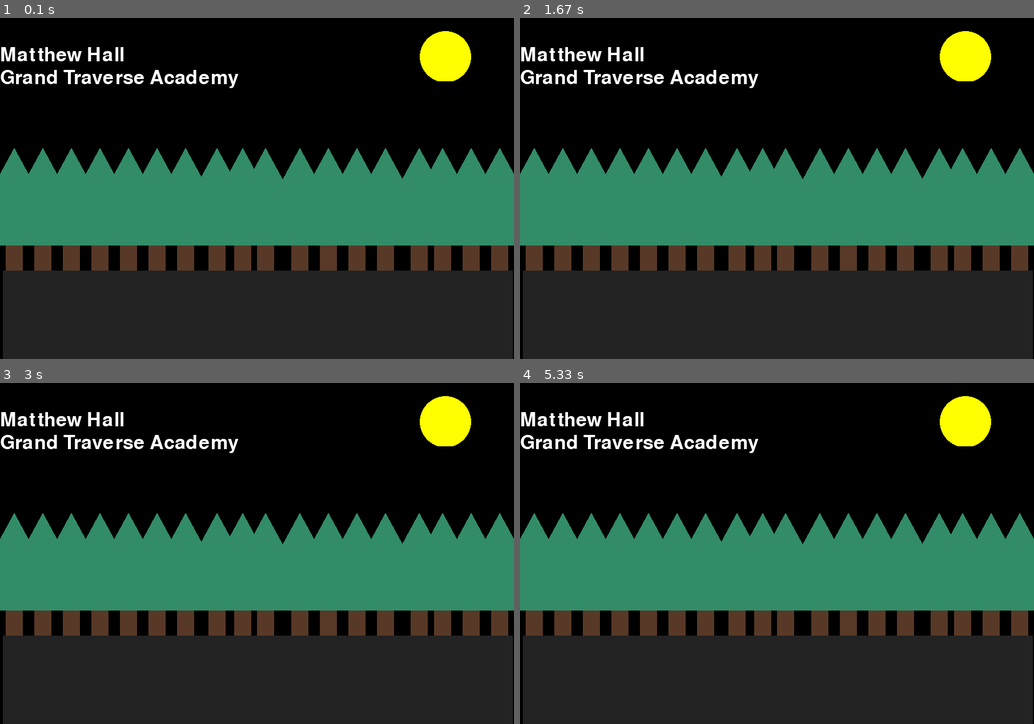
Above: before the commit, frames 1-4 (two rows, left to right).
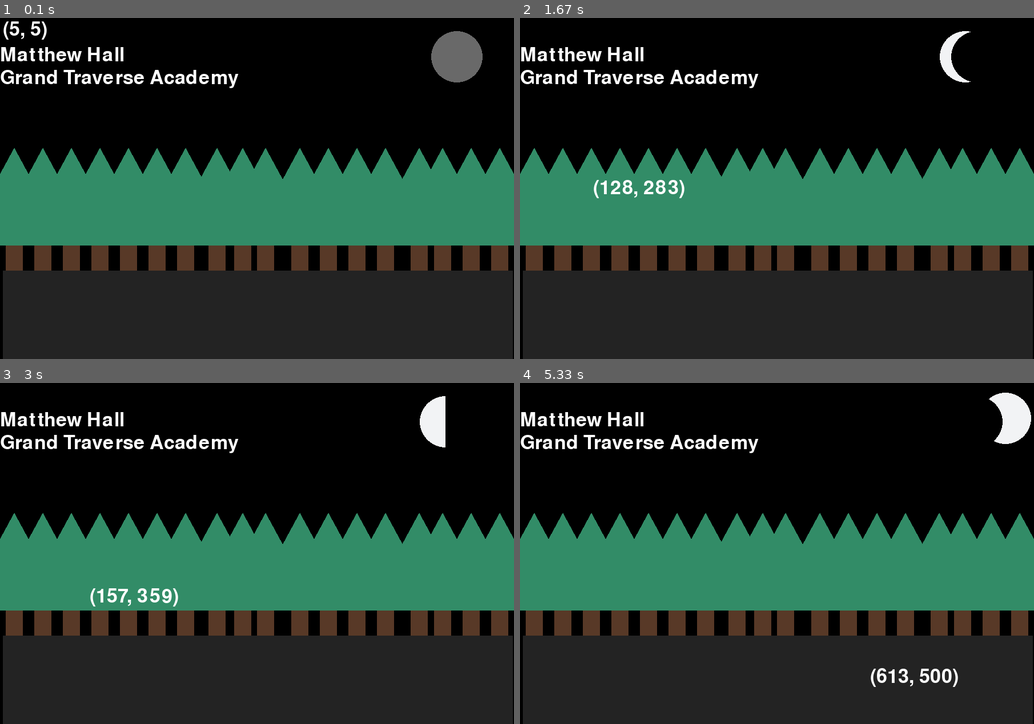
Above: after the commit, the same moments.

Repository: hallma886/pygame-background-scene
Game: pygame game, started from main.py
Same seed, same stepped clock (60 frames per second), same inputs: the game is played once before the commit and once after it.
Inputs (mouse positions are in pixels of both pictures, inside the frame that each line leads up to):
- Up to frame 1 (0.1 s): no input
- Up to frame 2 (1.67 s): click (777, 188) at 0.38 s; click (828, 263) at 0.72 s; click (967, 307) at 1.05 s; click (591, 178) at 1.38 s
- Up to frame 3 (3 s): click (257, 594) at 1.72 s; click (185, 481) at 2.05 s; click (436, 642) at 2.38 s; click (87, 587) at 2.72 s
- Up to frame 4 (5.33 s): click (627, 485) at 3.05 s; click (653, 611) at 3.38 s; click (962, 631) at 3.72 s; click (622, 679) at 4.05 s; click (617, 573) at 4.38 s; click (807, 648) at 4.72 s; click (869, 666) at 5.05 s

The runs differ from the first frame. In frame 1, 1.7% of the frame differs, in the area x 0-94%, y 1-19%; in frame 2, 1.5%; in frame 3, 1.5%; in frame 4, 2.3%, in the area x 68-100%, y 2-90%.

Commit message:
Update main.py

Diff:
--- a/config.py
+++ b/config.py
@@ -14,6 +14,7 @@
 BARK_BROWN = (88, 57,39)
 DARK_GREY = (35, 35, 35)
 DIM_GREY = (105, 105, 105)
+MOON_COLOR = (242, 243, 245)
 # Game window dimentions
 WINDOW_WIDTH = 900
 WINDOW_HEIGHT = 600
--- a/main.py
+++ b/main.py
@@ -22,7 +22,7 @@
     return True  # Continue running if no quit event
 
 def main():
-
+    moon_phases_counter =0
     screen = init_game()  # Initialize the game and get the screen
     clock = pygame.time.Clock() # Initialize the clock objecct
 
@@ -34,26 +34,31 @@
         pygame.draw.polygon(screen, config.FOREST_GREEN, [[140 + x_offset, 350 + y_offset], [75 + x_offset, 230 + y_offset], [10 + x_offset, 350 + y_offset]])
 
     def draw_cresent_right():
-        pygame.draw.circle(screen, config.YELLOW, (800, 70), 45, 0)
+        pygame.draw.circle(screen, config.MOON_COLOR, (800, 70), 45, 0)
         pygame.draw.circle(screen, config.BLACK, (780, 70), 45, 0)
 
     def draw_cresent_left():
-        pygame.draw.circle(screen, config.YELLOW, (780, 70), 45, 0)
+        pygame.draw.circle(screen, config.MOON_COLOR, (780, 70), 45, 0)
         pygame.draw.circle(screen, config.BLACK, (800, 70), 45, 0)
 
     def draw_half_moon_left():
-        pygame.draw.circle(screen, config.YELLOW, (780, 70), 45, 0)
+        pygame.draw.circle(screen, config.MOON_COLOR, (780, 70), 45, 0)
         pygame.draw.rect(screen, config.BLACK, [780, 20, 723, 113], 0)
 
     def draw_half_moon_right():
-        pygame.draw.circle(screen, config.YELLOW, (780, 70), 45, 0)
-        pygame.draw.rect(screen, config.BLACK, [723, 113, 100, 100], 0)
+        pygame.draw.circle(screen, config.MOON_COLOR, (780, 70), 45, 0)
+        pygame.draw.rect(screen, config.BLACK, [693, 23, 90, 330], 0)
 
-    #def draw_waning_moon():
+    def draw_waning_moon():
+        pygame.draw.circle(screen, config.MOON_COLOR, (800, 70), 45, 0)
+        pygame.draw.circle(screen, config.BLACK, (850, 64), 45, 0)
 
+    def draw_waxing_moon():
+        pygame.draw.circle(screen, config.MOON_COLOR, (850, 64), 45, 0)
+        pygame.draw.circle(screen, config.BLACK, (800, 70), 45, 0)
 
     def draw_full_moon():
-        pygame.draw.circle(screen, config.YELLOW, (780, 70), 45, 0)
+        pygame.draw.circle(screen, config.MOON_COLOR, (780, 70), 45, 0)
 
     def draw_new_moon():
         pygame.draw.circle(screen, config.DIM_GREY, (800, 70), 45, 0)
@@ -71,19 +76,26 @@
         # Fill the screen with a background color
         screen.fill(config.BLACK)
 
+        if moon_phases_counter > 420:
+            draw_cresent_right()
+        elif moon_phases_counter > 360:
+            draw_half_moon_right()
+        elif moon_phases_counter > 300:
+            draw_waxing_moon()
+        elif moon_phases_counter > 240:
+            draw_full_moon()
+        elif moon_phases_counter > 180:
+            draw_waning_moon()
+        elif moon_phases_counter > 120:
+            draw_half_moon_left()
+        elif moon_phases_counter > 60:
+            draw_cresent_left()
+        elif moon_phases_counter > 0:
+            draw_new_moon()
 
-        #draw_new_moon()
-        #draw_cresent_left()
-        #draw_half_moon_left()
-        draw_half_moon_right()
-        #draw_cresent_right()
-        #draw_full_moon()
-
-
-
-
-
-
+        moon_phases_counter +=1
+        if moon_phases_counter > 480:
+            moon_phases_counter = 0
 
 
 
@@ -114,16 +126,17 @@
         screen.blit(text, [0, 50])
         text = font.render('Grand Traverse Academy', True, config.WHITE)
         screen.blit(text, [0, 90])
+        draw_rectangle(screen, [5, 445, 893, 593], (35, 35, 35),  0)
+        mouse_pos = pygame.mouse.get_pos()
 
-        draw_rectangle(screen, [5, 445, 893, 593], (35, 35, 35),  0)
+        text = font.render(str(mouse_pos), True, config.WHITE)
+        screen.blit(text, mouse_pos)
 
-        mouse_pos = pygame.mouse.get_pos()
-        print(mouse_pos)
+
 
         pygame.display.flip()  # Update the display
 
         clock.tick(config.FPS) # Limit frame rate to specified number of frames per second (FPS)
-
     pygame.quit()  # Quit Pygame
     sys.exit()  # Exit the program
 
